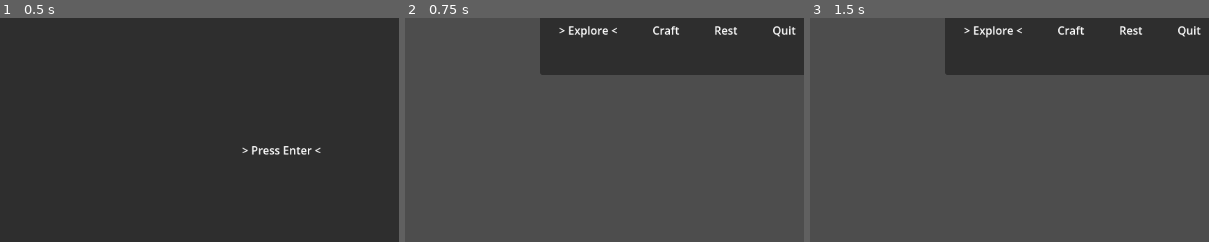
Above: before the commit, frames 1-3 (left to right).
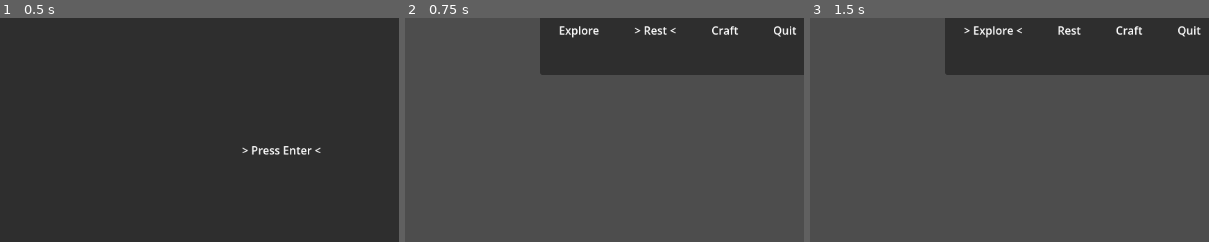
Above: after the commit, the same moments.

Repository: RaoulTheF00l/Tower-Slice
Game: Godot game, scene res://Scene/title.tscn
Same seed, same stepped clock (60 frames per second), same inputs: the game is played once before the commit and once after it.
Inputs:
- Up to frame 1 (0.5 s): no input
- Up to frame 2 (0.75 s): tap Enter (ui_accept) at 0.5 s; hold Right (ui_right) from 0.53 s (still down); hold Enter (ui_accept) from 0.53 s (still down)
- Up to frame 3 (1.5 s): release Right (ui_right) at 1.28 s; release Enter (ui_accept) at 1.28 s; hold Left (ui_left) from 1.28 s (still down); tap Enter (ui_accept) at 1.35 s
The pictures show only the part of the screen within x 16-66%, y 47-97%; the shares and areas given below are measured in that part.

Frame 1 is identical in both runs. In frame 2, 0.9% of the frame differs, in the area x 38-98%, y 3-9%; in frame 3, 0.3%.

Commit message:
Hub menu navigation. No select option functionality

Diff:
--- a/Scripts/hub.gd
+++ b/Scripts/hub.gd
@@ -16,8 +16,8 @@
 func _ready() -> void:
 	labels = [
 		explore_label,
+		rest_label,
 		craft_label,
-		rest_label,
 		quit_label
 	]
 
@@ -25,7 +25,19 @@
 
 
 func _unhandled_input(event: InputEvent) -> void:
-	pass
+	if event.is_action_pressed("ui_right"):
+		selected_index += 1
+	if selected_index >= options.size():
+		selected_index = 0
+
+	_update_menu()
+
+
+	if event.is_action_pressed("ui_left"):
+		selected_index -= 1
+	if selected_index < 0:
+		selected_index = options.size() - 1
+	_update_menu()
 
 
 func _update_menu() -> void:
